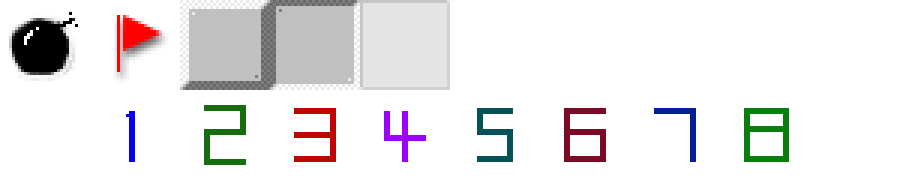
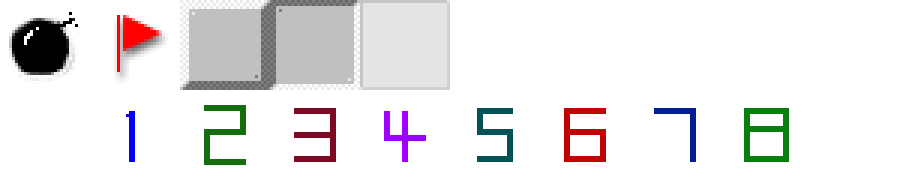
Before/after of a (900, 180) layered artwork. What changed in the layer stack:
painted on "图层 6" over (564, 108, 606, 162)
painted on "图层 3" over (294, 108, 336, 162)
